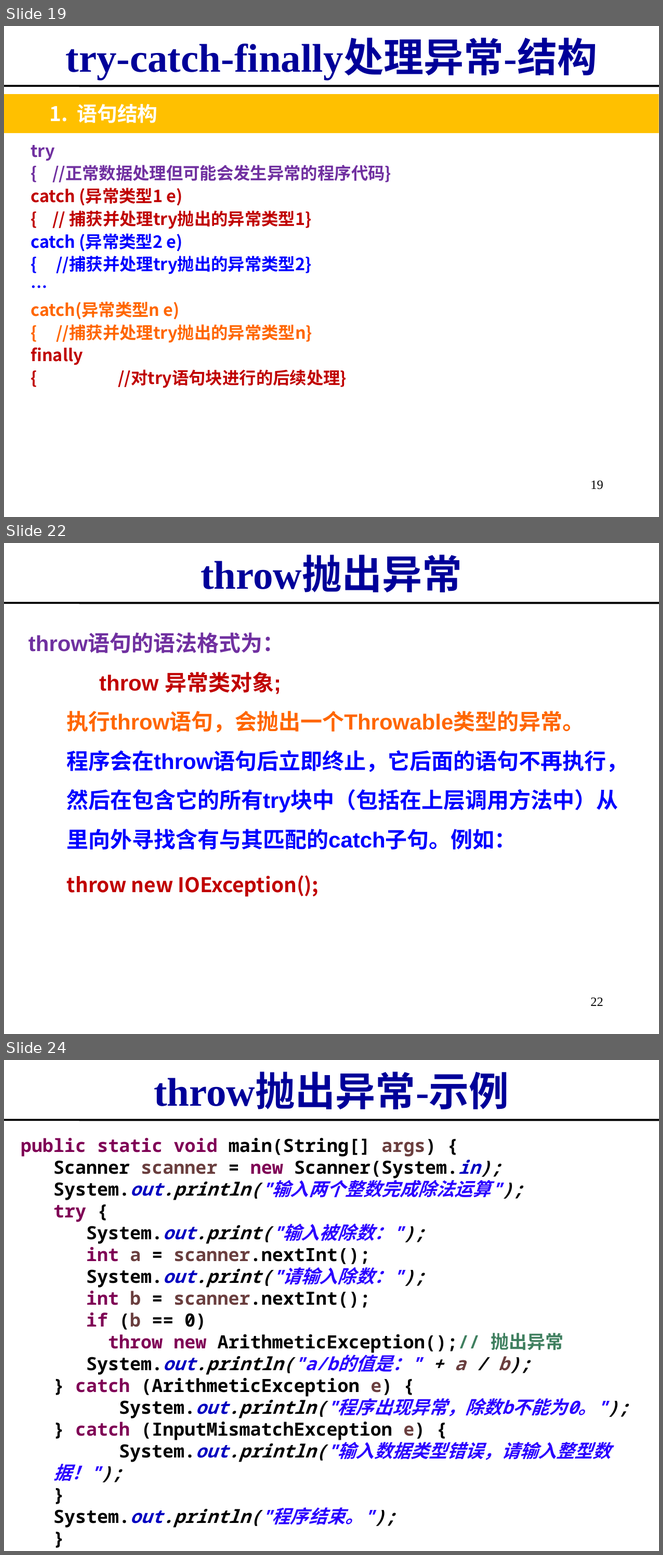
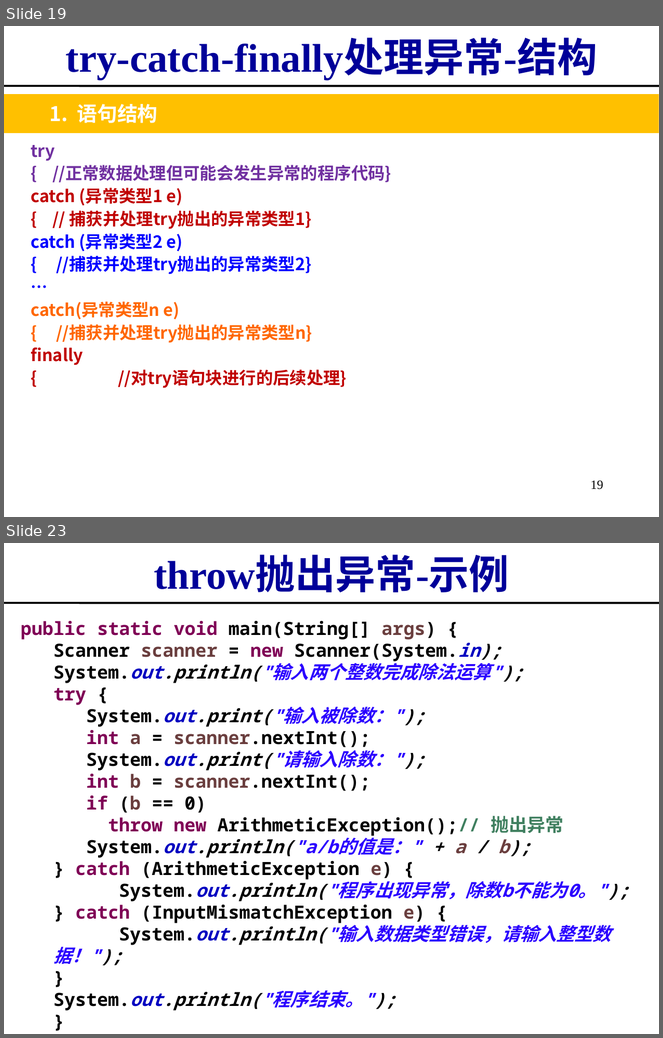
Before and after one commit to imwyw/Java, a slide deck: PPT/javaCh04_异常、枚举、泛型、递归.ppt. Shown one above the other, each under a label of ours: slides 19, 22 and 24 before the commit, slides 19 and 23 after it; the slides between them are not shown. The pictures are 663x1555 and 663x1038 pixels, drawn with LibreOffice and Linux fonts; fonts in the diff are those of the drawing. Boxes give left, top, right and bottom in pixels: in the first picture for what was removed or moved away, otherwise in the second. Text is boxed around its words. In the diff, an @@ line names an element or a change of style, - is before the commit and + after.

```diff
--- a/PPT/javaCh04_异常、枚举、泛型、递归.ppt
+++ b/PPT/javaCh04_异常、枚举、泛型、递归.ppt
@@ slide 22 removed at (4, 543, 659, 1034), background #FFFFFF @@
@@ title removed at (201, 558, 463, 592) @@
-throw抛出异常
@@ line removed from (4, 603) to (659, 603) @@
@@ text removed at (28, 634, 628, 850) @@
-throw语句的语法格式为：
-  throw 异常类对象;
-执行throw语句，会抛出一个Throwable类型的异常。
-程序会在throw语句后立即终止，它后面的语句不再执行，然后在包含它的所有try块中（包括在上层调用方法中）从里向外寻找含有与其匹配的catch子句。例如：
@@ text removed at (64, 724, 144, 732) @@
-1. 抛出异常
@@ text removed at (67, 875, 319, 897) @@
-  throw new IOException();
@@ page number removed at (591, 997, 604, 1006) @@
-22
@@ what was slide 24 is now slide 23 @@
```
Also in this commit, not shown: 7 slides changed, 4 slides added, 4 other slides removed.
